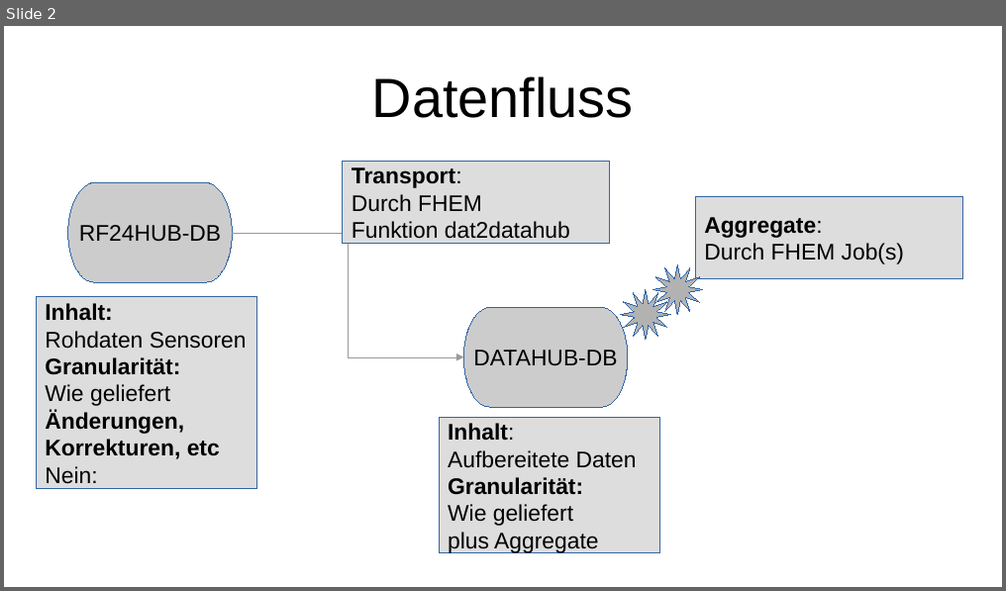
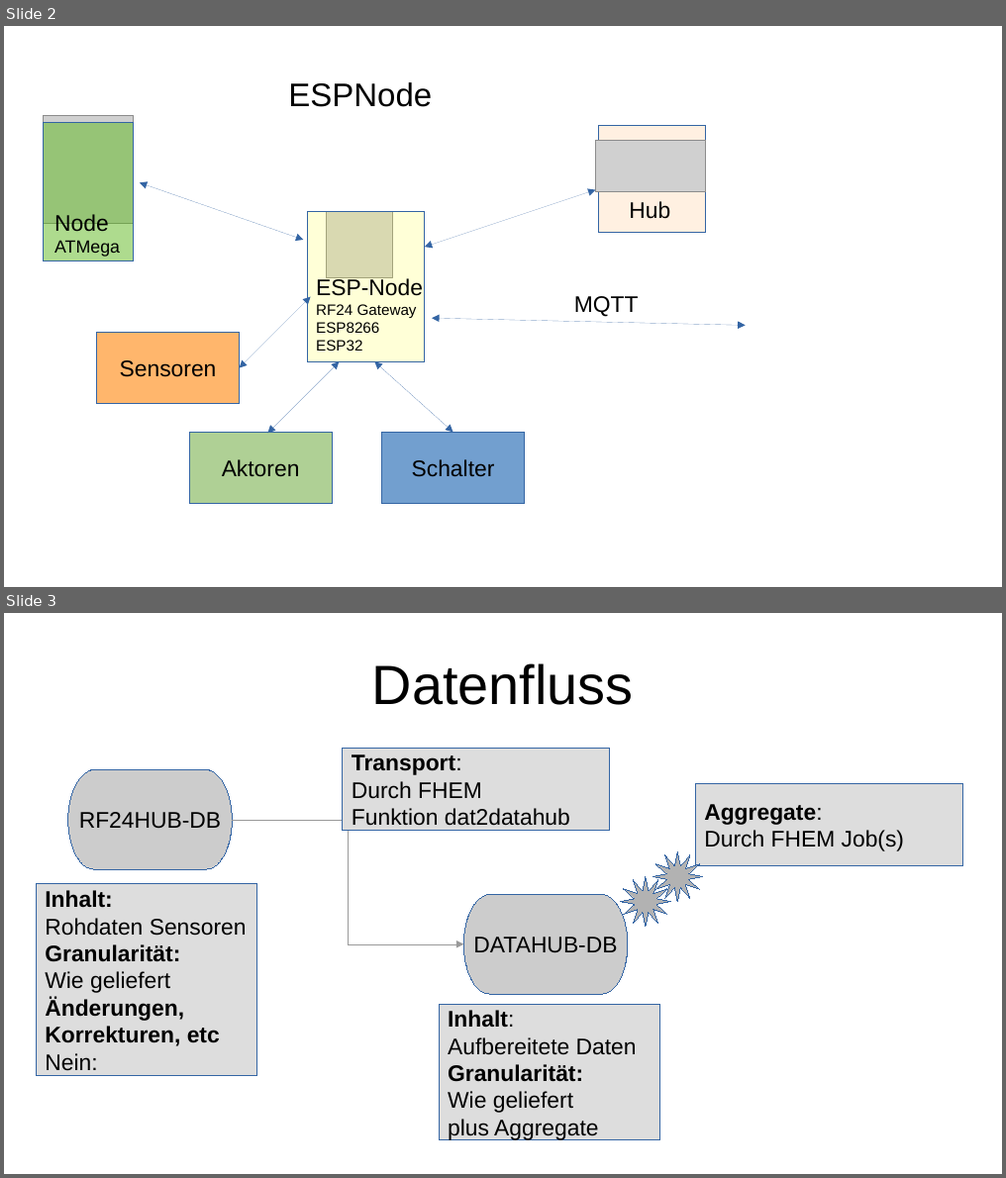
Before and after one commit to wilmsn/RF24Hub, a slide deck: doc/overview.odp. Shown one above the other, each under a label of ours: slide 2 before the commit, slides 2 and 3 after it. The pictures are 1006x591 and 1006x1178 pixels, drawn with LibreOffice and Linux fonts; fonts in the diff are those of the drawing; grey boxes stand for pictures. Boxes give left, top, right and bottom in pixels: in the first picture for what was removed or moved away, otherwise in the second. Text is boxed around its words. In the diff, an @@ line names an element or a change of style, - is before the commit and + after.

```diff
--- a/doc/overview.odp
+++ b/doc/overview.odp
@@ slide 2 added at bbox=[4, 26, 1002, 587], background #FFFFFF @@
@@ rectangle added at bbox=[190, 54, 532, 133], outline #FFFFFF 0 pt, 26 pt, text #000000 @@
+ESPNode
@@ picture added at bbox=[43, 116, 134, 223] @@
@@ rectangle added at bbox=[43, 123, 133, 262], fill #5EB91E at 50% opacity, outline #3465A4 0 pt @@
@@ picture added at bbox=[596, 140, 707, 191] @@
@@ rectangle added at bbox=[599, 126, 706, 233], fill #FFB66C at 20% opacity, outline #3465A4 0 pt @@
@@ double arrow added from (140, 182) to (304, 240), #3465A4 0 pt @@
@@ double arrow added from (425, 247) to (596, 190), #3465A4 0 pt @@
@@ text added at bbox=[629, 201, 670, 219], 18 pt, text #000000 @@
+Hub
@@ text added at bbox=[54, 214, 120, 257], 14 pt, text #000000 @@
+Node
+ATMega
@@ rectangle added at bbox=[307, 212, 425, 362], fill #FFFF38 at 20% opacity, outline #3465A4 0 pt @@
@@ picture added at bbox=[327, 212, 392, 277] @@
@@ text added at bbox=[316, 277, 423, 351], 12 pt, text #000000 @@
+ESP-Node
+RF24 Gateway
+ESP8266
+ESP32
@@ rectangle added at bbox=[525, 282, 689, 325], fill #FFFFFF, outline #FFFFFF 0 pt, 18 pt, text #000000 @@
+MQTT
@@ double arrow added from (240, 369) to (311, 296), #3465A4 0 pt @@
@@ double arrow added from (432, 318) to (746, 326), #3465A4 0 pt @@
@@ rectangle added at bbox=[96, 333, 239, 404], fill #FFB66C, outline #3465A4 0 pt, 18 pt, text #000000 @@
+Sensoren
@@ double arrow added from (267, 434) to (339, 362), #3465A4 0 pt @@
@@ double arrow added from (453, 433) to (374, 362), #3465A4 0 pt @@
@@ rectangle added at bbox=[190, 433, 332, 504], fill #AFD095, outline #3465A4 0 pt, 18 pt, text #000000 @@
+Aktoren
@@ rectangle added at bbox=[381, 433, 524, 504], fill #729FCF, outline #3465A4 0 pt, 18 pt, text #000000 @@
+Schalter
@@ what was slide 2 is now slide 3 @@
```
Also in this commit, not shown: 1 slide changed, 38 other files.
